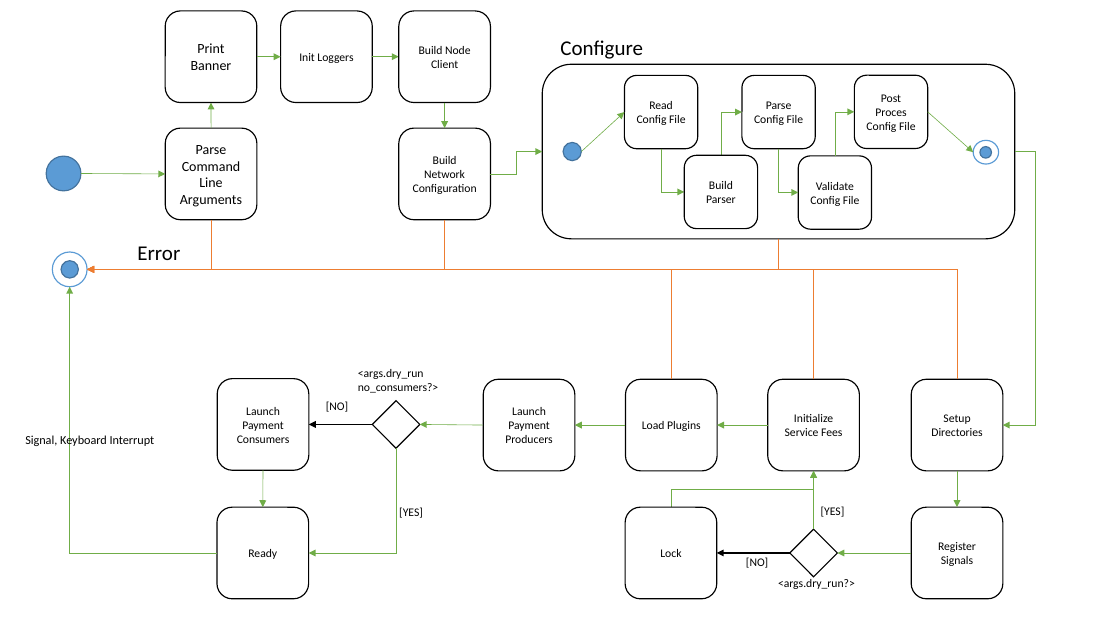
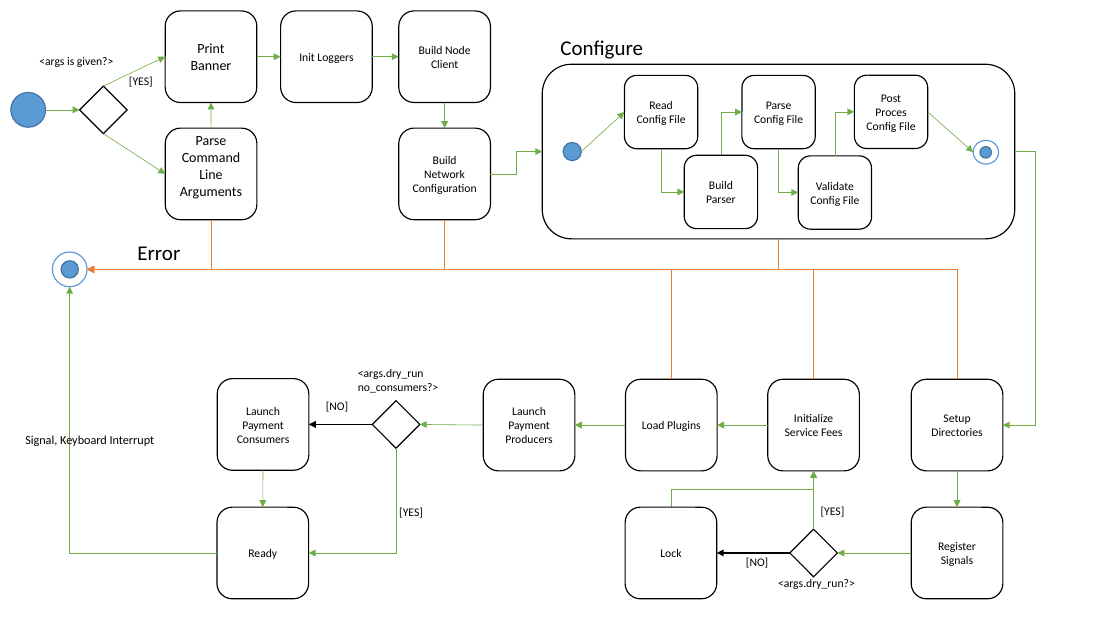
Before and after one commit to tezos-reward-distributor-organization/tezos-reward-distributor, a slide deck: slide 1 of docs/fsm/application_launch_state_diagram_1.0.pptx. Drawn at 1120x630 pixels with LibreOffice and Linux fonts; fonts in the diff are those of the drawing. Boxes give left, top, right and bottom in pixels: in the first picture for what was removed or moved away, otherwise in the second. Text is boxed around its words. In the diff, an @@ line names an element or a change of style, - is before the commit and + after.

```diff
--- a/docs/fsm/application_launch_state_diagram_1.0.pptx
+++ b/docs/fsm/application_launch_state_diagram_1.0.pptx
@@ text added at [39, 57, 113, 67], 10 pt, text #000000 @@
+<args is given?>
@@ arrow added from (103, 87) to (166, 57), #70AD47 0.5 pt @@
@@ diamond added at [80, 87, 128, 134], fill #FFFFFF, outline #000000 1 pt @@
@@ text added at [129, 76, 153, 87], 10 pt, text #000000 @@
+[YES]
@@ ellipse: place and size @@
-ellipse at [46, 156, 81, 191]
+ellipse at [11, 92, 45, 127]
@@ arrow moved from (81, 174) - (166, 174) to (45, 110) - (80, 110) @@
@@ arrow added from (103, 134) to (166, 174), #70AD47 0.5 pt @@
@@ text in rounded rectangle at [180, 136, 242, 199]: text changed @@
-Parse Command Line Arguments
+Parse
+Command Line Arguments
```
Also in this commit, not shown: 1 other file.
